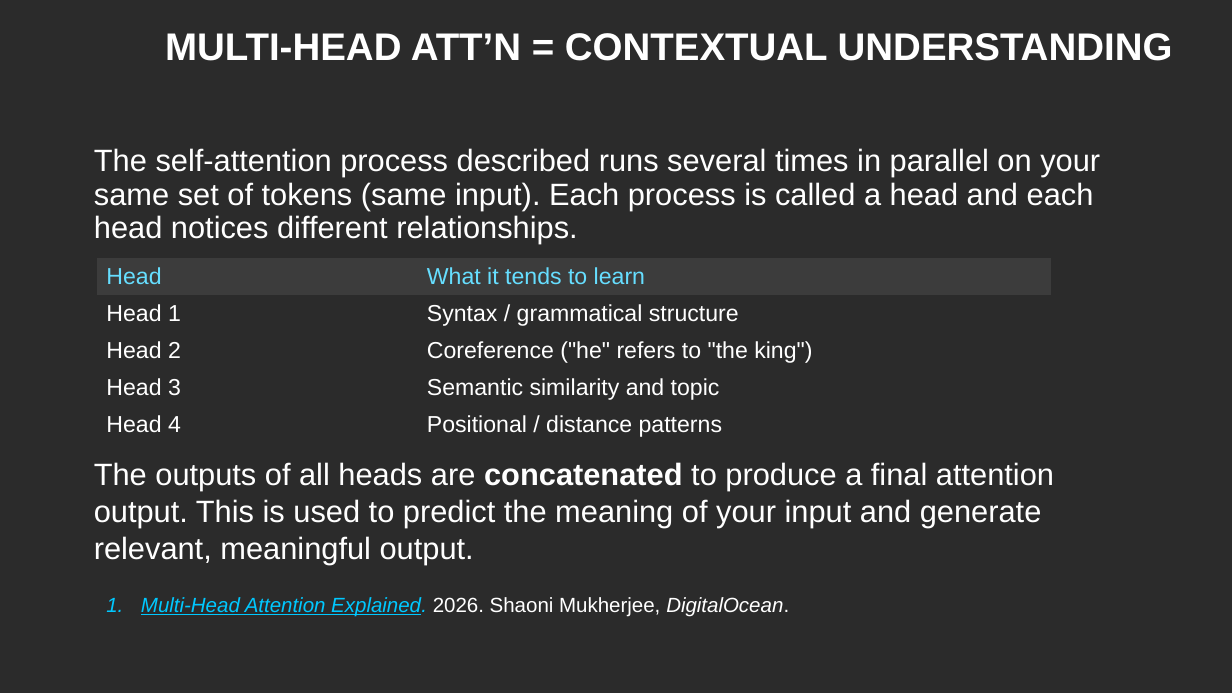
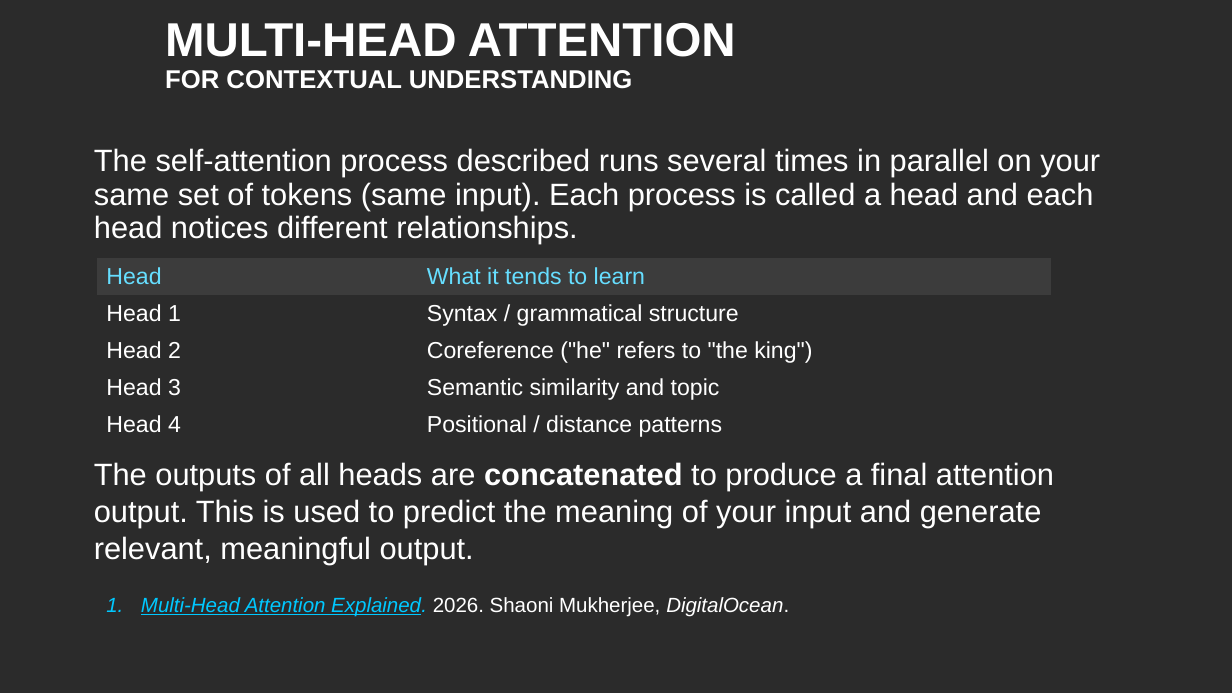
Before and after one commit to CSCI-1100/class_resources_public, a slide deck: slide 29 of downloads/ai_ml_slides.pptx. Drawn at 1232x693 pixels with LibreOffice and Linux fonts; fonts in the diff are those of the drawing; background and template pictures are left out; a plain dark background stands for a picture behind light text. Boxes give left, top, right and bottom in pixels: in the first picture for what was removed or moved away, otherwise in the second. Text is boxed around its words. In the diff, an @@ line names an element or a change of style, - is before the commit and + after.

```diff
--- a/downloads/ai_ml_slides.pptx
+++ b/downloads/ai_ml_slides.pptx
@@ title at <box>165,23,736,89</box>: text changed; size 30 to 20 pt @@
-MULTI-HEAD ATT’N = CONTEXTUAL UNDERSTANDING
+MULTI-HEAD ATTENTION FOR CONTEXTUAL UNDERSTANDING
```
Also in this commit, not shown: 9 other slides changed, 1 other file.
